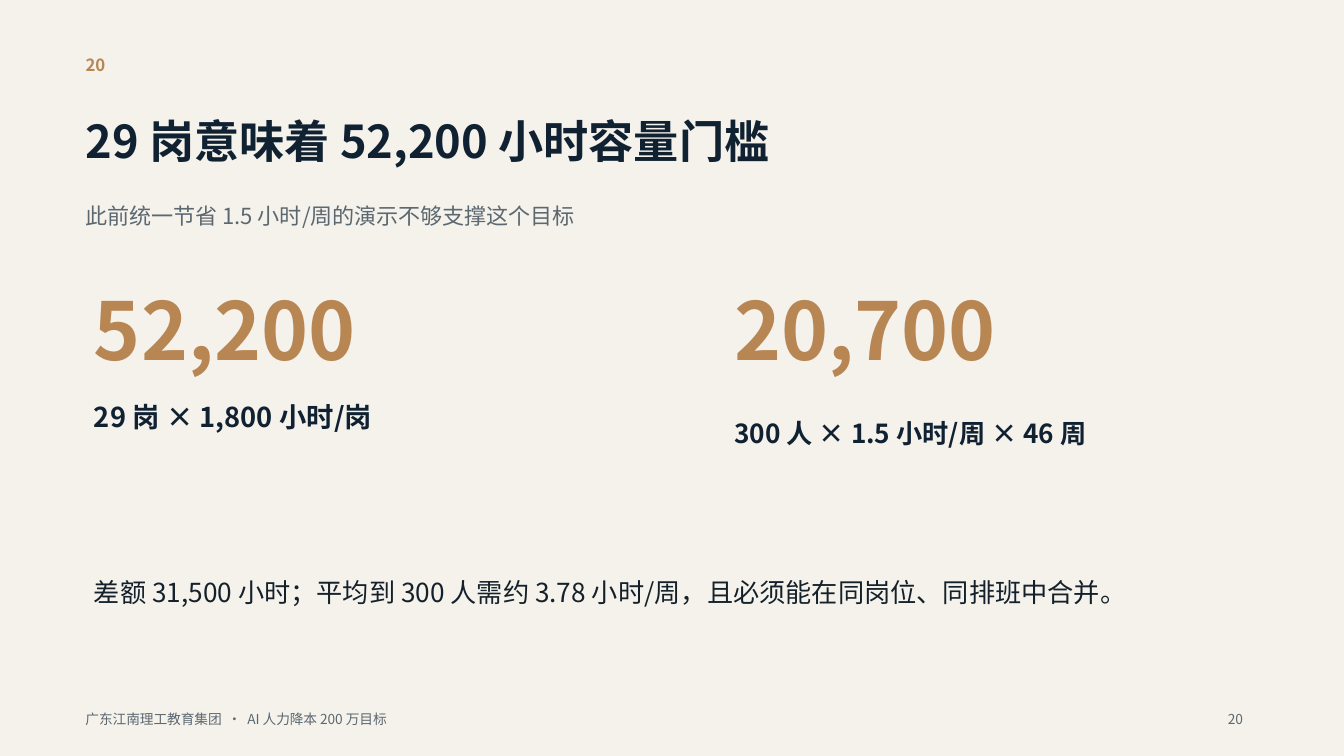
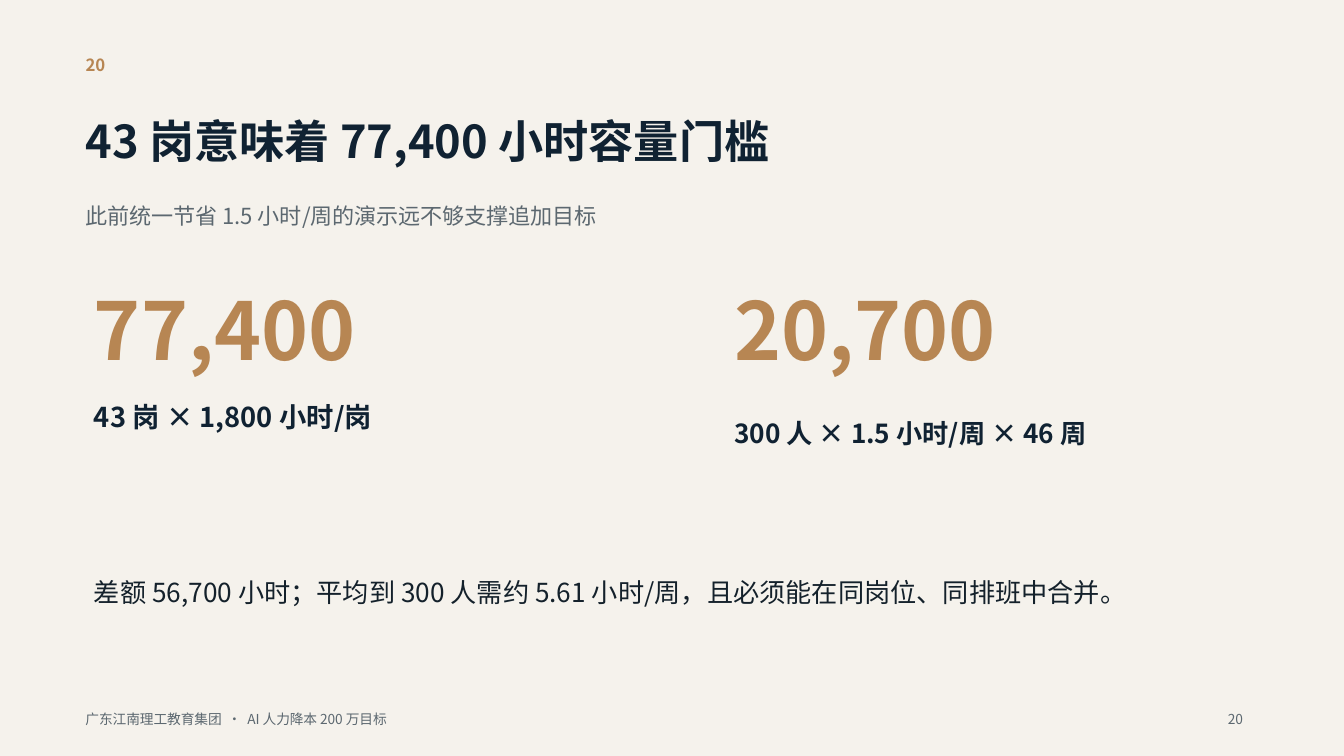
Before and after one commit to zhilin1719-hue/jiangnan-ai-workforce, a slide deck: slide 20 of board-deck.pptx. Drawn at 1344x756 pixels with LibreOffice and Linux fonts; fonts in the diff are those of the drawing. Boxes give left, top, right and bottom in pixels: in the first picture for what was removed or moved away, otherwise in the second. Text is boxed around its words. In the diff, an @@ line names an element or a change of style, - is before the commit and + after.

```diff
--- a/board-deck.pptx
+++ b/board-deck.pptx
@@ text at (85,119,769,168): text changed @@
-29 岗意味着 52,200 小时容量门槛
+43 岗意味着 77,400 小时容量门槛
@@ text at (86,205,597,228): text changed @@
-此前统一节省 1.5 小时/周的演示不够支撑这个目标
+此前统一节省 1.5 小时/周的演示远不够支撑追加目标
@@ text at (94,300,355,377): text changed @@
-52,200
+77,400
@@ text at (94,403,372,433): text changed @@
-29 岗 × 1,800 小时/岗
+43 岗 × 1,800 小时/岗
@@ text at (94,580,1126,607): text changed @@
-差额 31,500 小时；平均到 300 人需约 3.78 小时/周，且必须能在同岗位、同排班中合并。
+差额 56,700 小时；平均到 300 人需约 5.61 小时/周，且必须能在同岗位、同排班中合并。
```
Also in this commit, not shown: 2 other slides changed, 5 other files.
